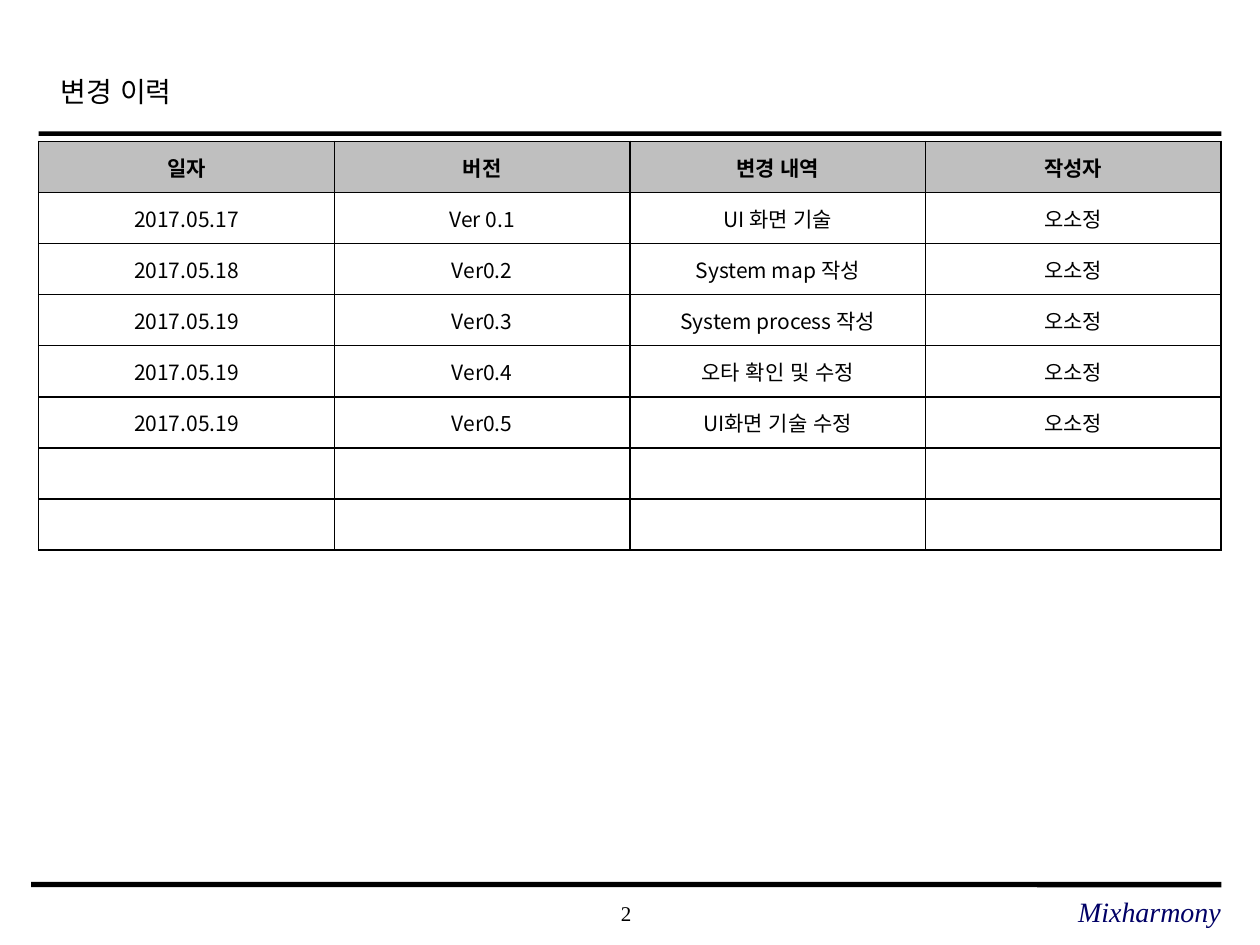
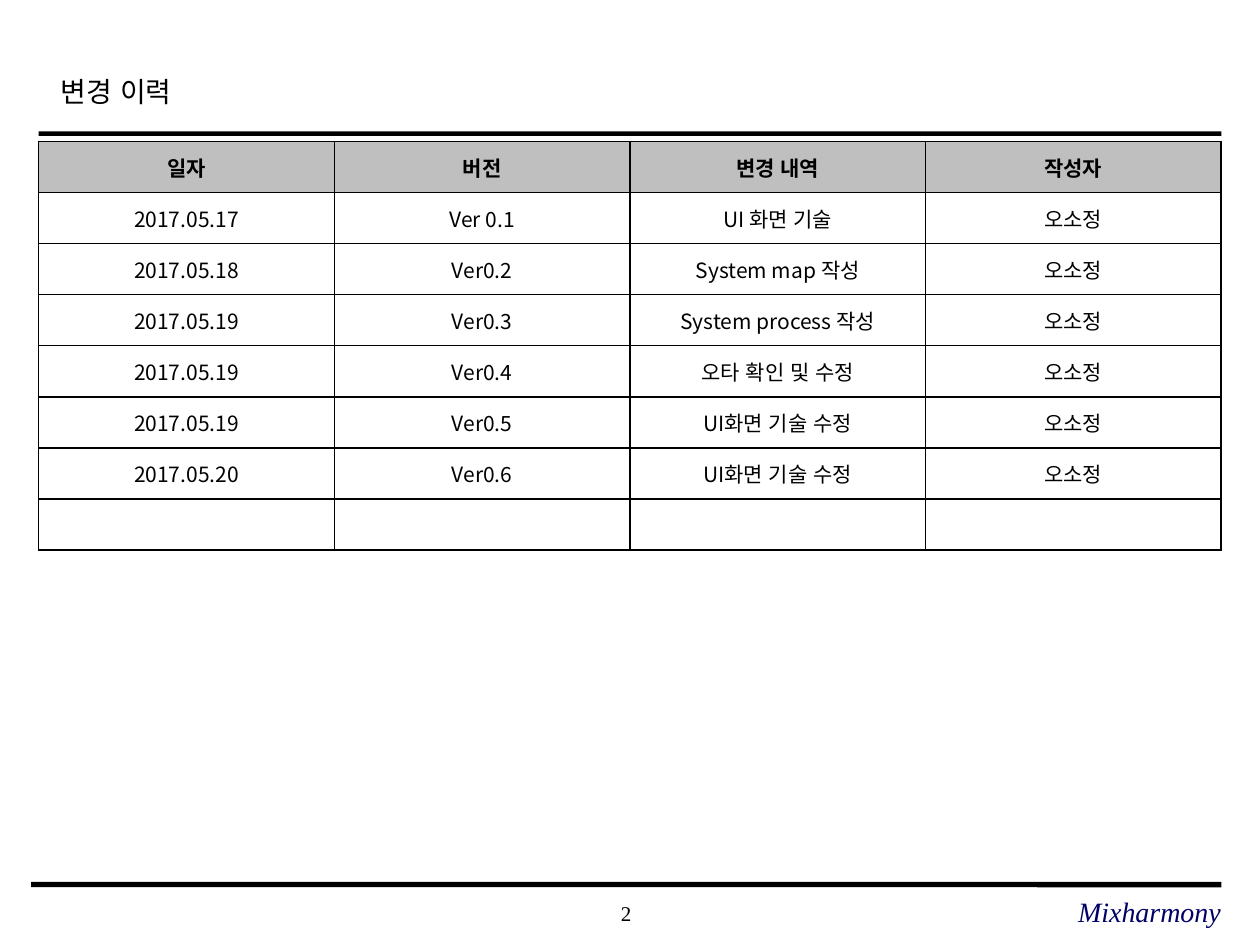
Before and after one commit to SE-admin/SE2017_2_mixharmony, a slide deck: slide 2 of doc/3_ 설계서/UI Design Template.pptx. Drawn at 1260x945 pixels with LibreOffice and Linux fonts; fonts in the diff are those of the drawing; background and template pictures are left out. Boxes give left, top, right and bottom in pixels: in the first picture for what was removed or moved away, otherwise in the second. Text is boxed around its words. In the diff, an @@ line names an element or a change of style, - is before the commit and + after.

Commit message:
#863 ui검토 및 수정

```diff
--- a/doc/3_ 설계서/UI Design Template.pptx
+++ b/doc/3_ 설계서/UI Design Template.pptx
@@ table at [39,141,1223,549] @@
+row 7: 2017.05.20 | Ver0.6 | UI화면 기술 수정 | 오소정
-row 8:  |  |  | 
```
Also in this commit, not shown: 2 other slides changed.
